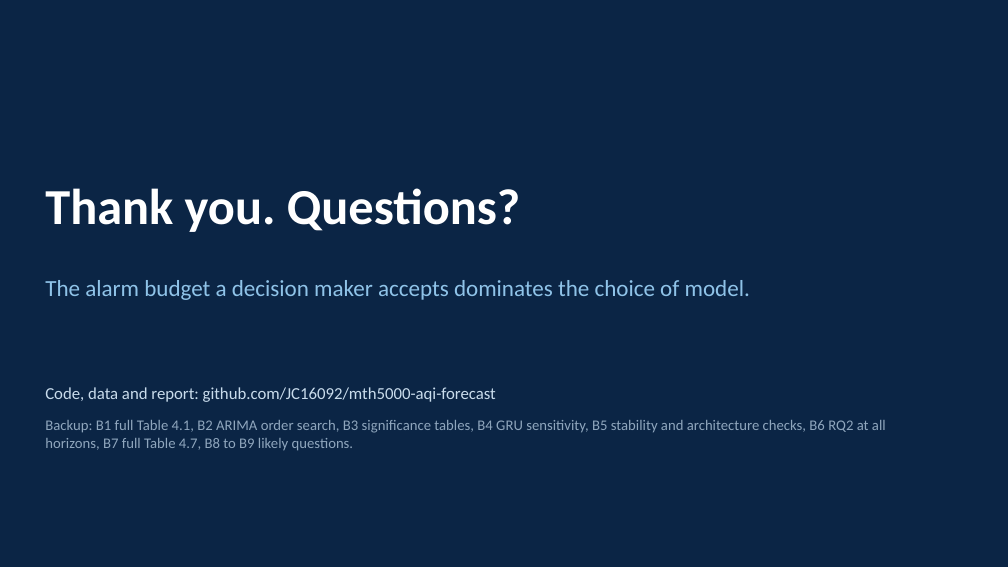
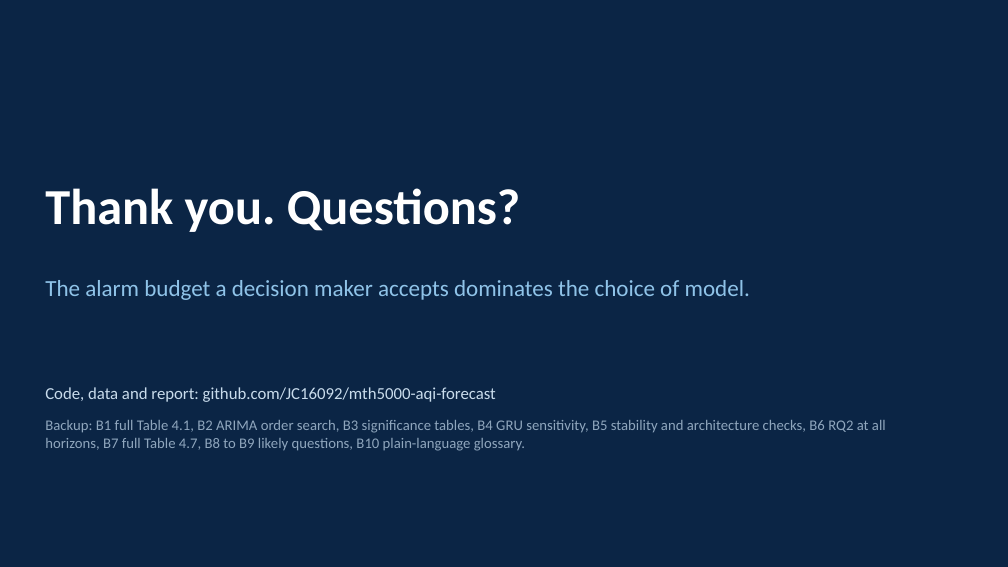
Before and after one commit to JC16092/mth5000-aqi-forecast, a slide deck: slide 34 of presentation_new/MTH5000_oral_presentation.pptx (slide 29 before the commit). Drawn at 1008x567 pixels with LibreOffice and Linux fonts; fonts in the diff are those of the drawing. Boxes give left, top, right and bottom in pixels: in the first picture for what was removed or moved away, otherwise in the second. Text is boxed around its words. In the diff, an @@ line names an element or a change of style, - is before the commit and + after.

```diff
--- a/presentation_new/MTH5000_oral_presentation.pptx
+++ b/presentation_new/MTH5000_oral_presentation.pptx
@@ text at (45,420,886,451): text changed @@
-Backup: B1 full Table 4.1, B2 ARIMA order search, B3 significance tables, B4 GRU sensitivity, B5 stability and architecture checks, B6 RQ2 at all horizons, B7 full Table 4.7, B8 to B9 likely questions.
+Backup: B1 full Table 4.1, B2 ARIMA order search, B3 significance tables, B4 GRU sensitivity, B5 stability and architecture checks, B6 RQ2 at all horizons, B7 full Table 4.7, B8 to B9 likely questions, B10 plain-language glossary.
```
Also in this commit, not shown: 28 other slides changed, 6 slides added, 6 other files.
